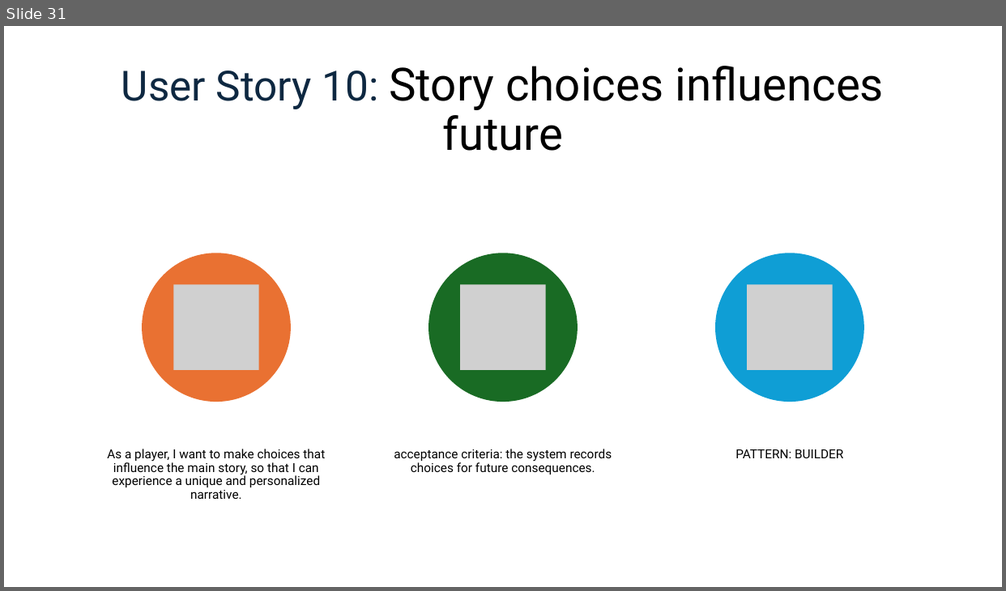
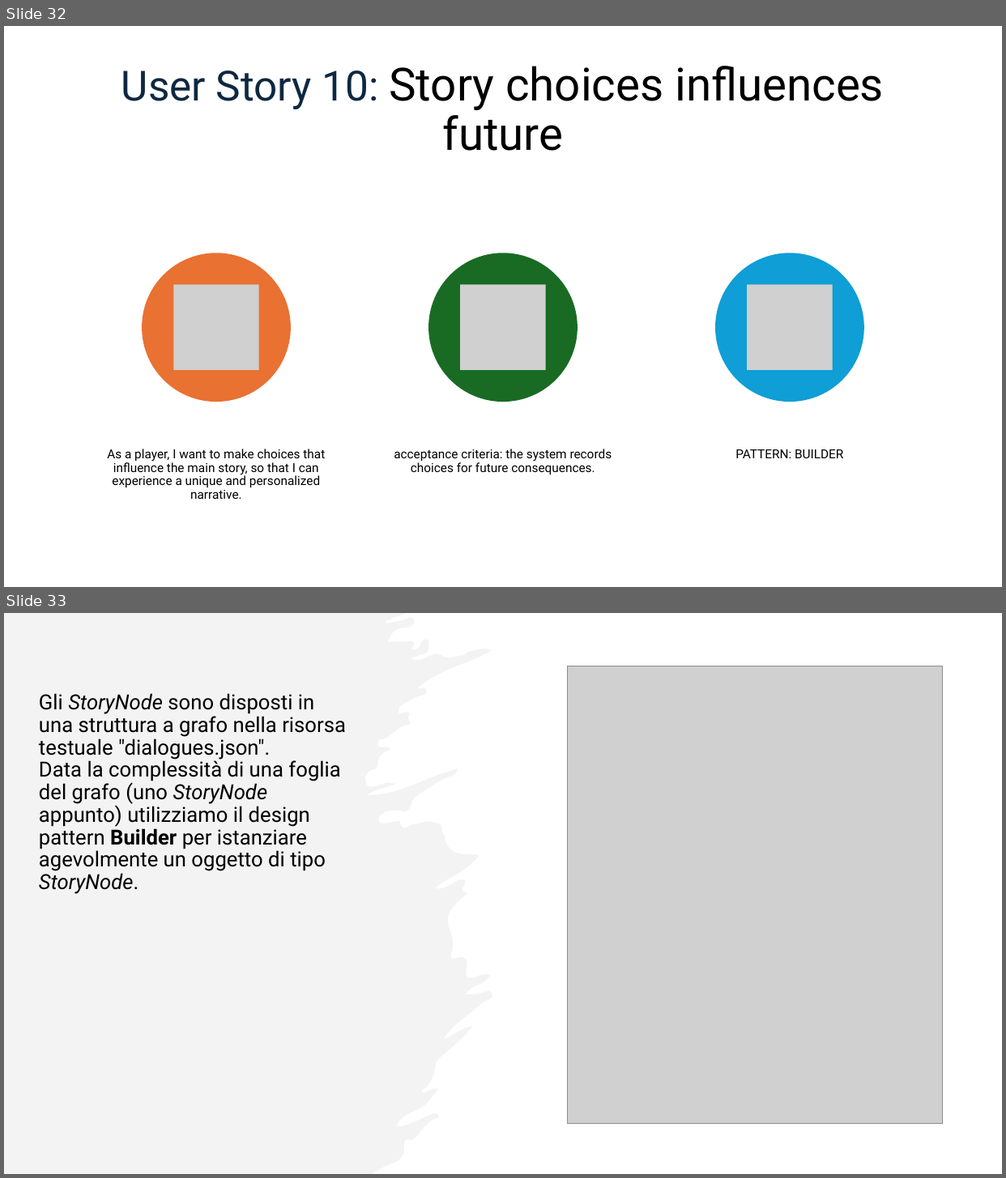
Before and after one commit to samMM-cs/iss-team2, a slide deck: Revisione.pptx. Shown one above the other, each under a label of ours: slide 31 before the commit, slides 32 and 33 after it. The pictures are 1006x591 and 1006x1178 pixels, drawn with LibreOffice and Linux fonts; fonts in the diff are those of the drawing; grey boxes stand for pictures. Boxes give left, top, right and bottom in pixels: in the first picture for what was removed or moved away, otherwise in the second. Text is boxed around its words. In the diff, an @@ line names an element or a change of style, - is before the commit and + after.

```diff
--- a/Revisione.pptx
+++ b/Revisione.pptx
@@ slide 33 added at [4,613,1002,1174], background #FFFFFF @@
@@ freeform shape added at [4,613,492,1174], fill #E8E8E8 at 50% opacity @@
@@ picture added at [568,666,943,1123] @@
@@ text added at [39,693,346,894], 20 pt, text #000000 @@
+Gli StoryNode sono disposti in una struttura a grafo nella risorsa testuale "dialogues.json".
+Data la complessità di una foglia del grafo (uno StoryNode appunto) utilizziamo il design pattern Builder per istanziare agevolmente un oggetto di tipo StoryNode.
@@ what was slide 31 is now slide 32 @@
```
Also in this commit, not shown: 1 slide changed, 1 other slide added, 1 slide removed, 3 other files.
